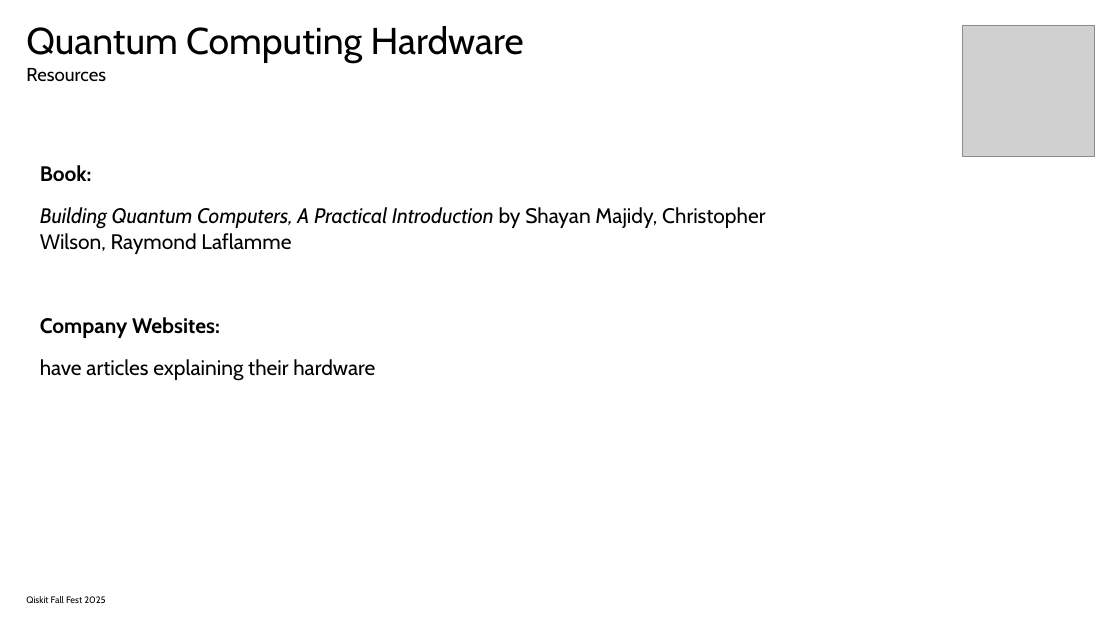
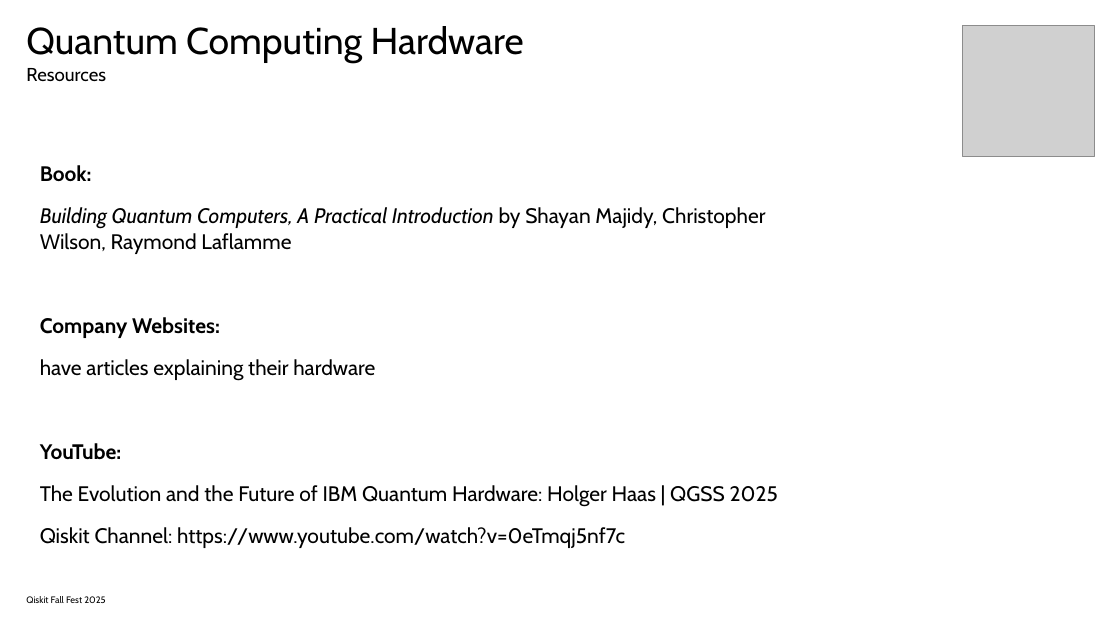
Before and after one commit to SeattleQuantumComputingMeetup/qiskit_fall_fest_2025, a slide deck: slide 8 of SQCM_Qiskit_Fall_Fest_2025_Meetup_Oct_18.pptx. Drawn at 1120x630 pixels with LibreOffice and Linux fonts; fonts in the diff are those of the drawing; grey boxes stand for pictures. Boxes give left, top, right and bottom in pixels: in the first picture for what was removed or moved away, otherwise in the second. Text is boxed around its words. In the diff, an @@ line names an element or a change of style, - is before the commit and + after.

Commit message:
holger haas

```diff
--- a/SQCM_Qiskit_Fall_Fest_2025_Meetup_Oct_18.pptx
+++ b/SQCM_Qiskit_Fall_Fest_2025_Meetup_Oct_18.pptx
@@ text at (40, 443, 778, 548): paragraphs added @@
+YouTube:
+The Evolution and the Future of IBM Quantum Hardware: Holger Haas | QGSS 2025
+Qiskit Channel: https://www.youtube.com/watch?v=0eTmqj5nf7c
```
Also in this commit, not shown: 1 other file.
